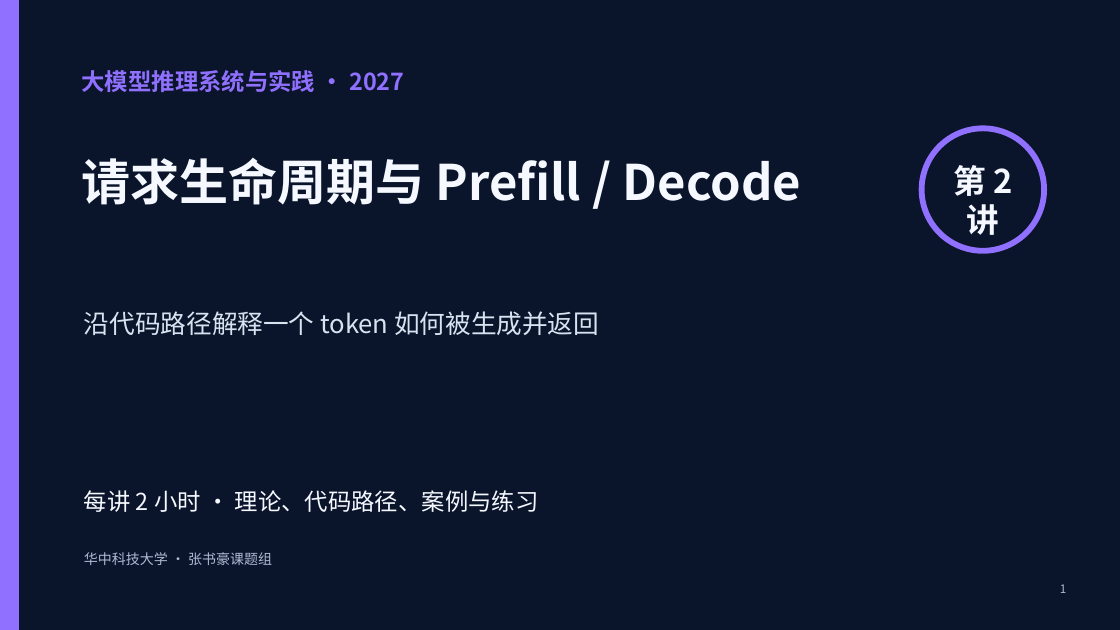
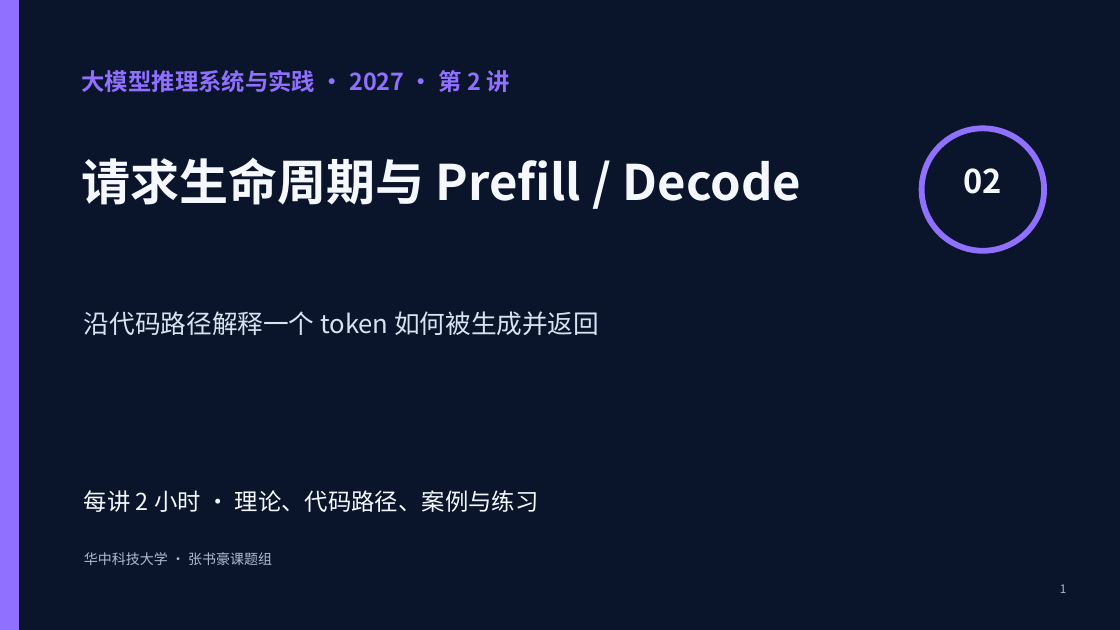
Before and after one commit to vLLM-HUST/intro-to-llm-inference-engines, a slide deck: slide 1 of build/slides/2027/lectures-8-pptx/第02讲_请求生命周期与PrefillDecode.pptx. Drawn at 1120x630 pixels with LibreOffice and Linux fonts; fonts in the diff are those of the drawing. Boxes give left, top, right and bottom in pixels: in the first picture for what was removed or moved away, otherwise in the second. Text is boxed around its words. In the diff, an @@ line names an element or a change of style, - is before the commit and + after.

```diff
--- a/build/slides/2027/lectures-8-pptx/第02讲_请求生命周期与PrefillDecode.pptx
+++ b/build/slides/2027/lectures-8-pptx/第02讲_请求生命周期与PrefillDecode.pptx
@@ text at [82,70,509,92]: text changed @@
-大模型推理系统与实践 · 2027
+大模型推理系统与实践 · 2027 · 第 2 讲
@@ text at [964,168,1002,194]: text changed @@
-第 2 讲
+02
```
Also in this commit, not shown: 22 other files.
